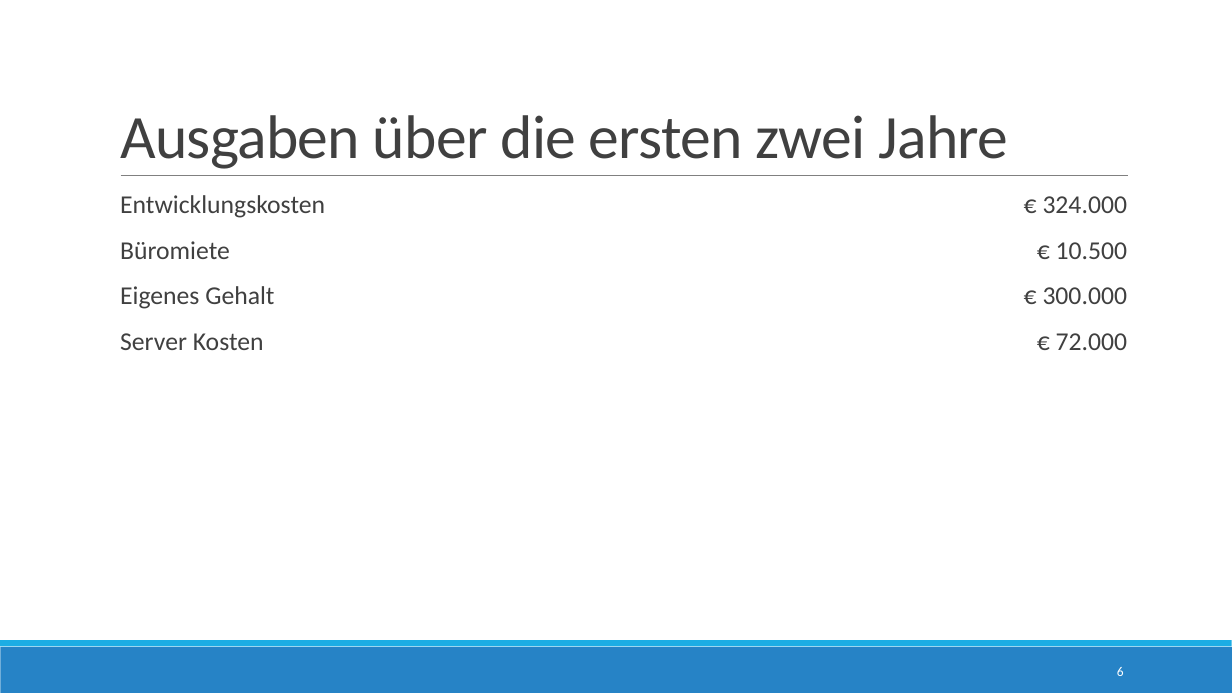
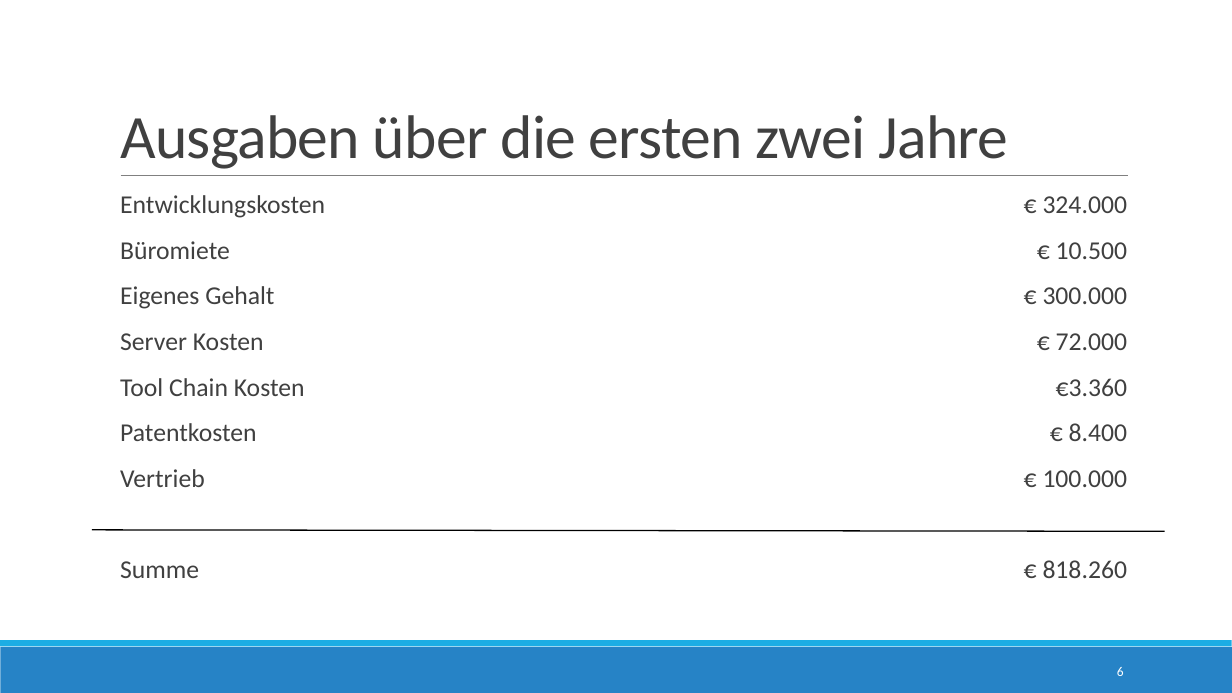
Before and after one commit to einsStudent/theMillionDollarProject, a slide deck: slide 6 of Geschäftsmodell/190628Project_Presentation.pptx. Drawn at 1232x693 pixels with LibreOffice and Linux fonts; fonts in the diff are those of the drawing. Boxes give left, top, right and bottom in pixels: in the first picture for what was removed or moved away, otherwise in the second. Text is boxed around its words. In the diff, an @@ line names an element or a change of style, - is before the commit and + after.

```diff
--- a/Geschäftsmodell/190628Project_Presentation.pptx
+++ b/Geschäftsmodell/190628Project_Presentation.pptx
@@ text at (x1=120, y1=378, x2=305, y2=578): paragraphs added @@
+  Tool Chain Kosten
+  Patentkosten
+  Vertrieb
+  Summe
@@ text at (x1=1043, y1=378, x2=1128, y2=578): paragraphs added @@
+  €3.360
+  € 8.400
+  € 100.000
+€ 818.260
@@ line added from (92, 530) to (1165, 531), #000000 1 pt @@
```
Also in this commit, not shown: 2 other slides changed.
